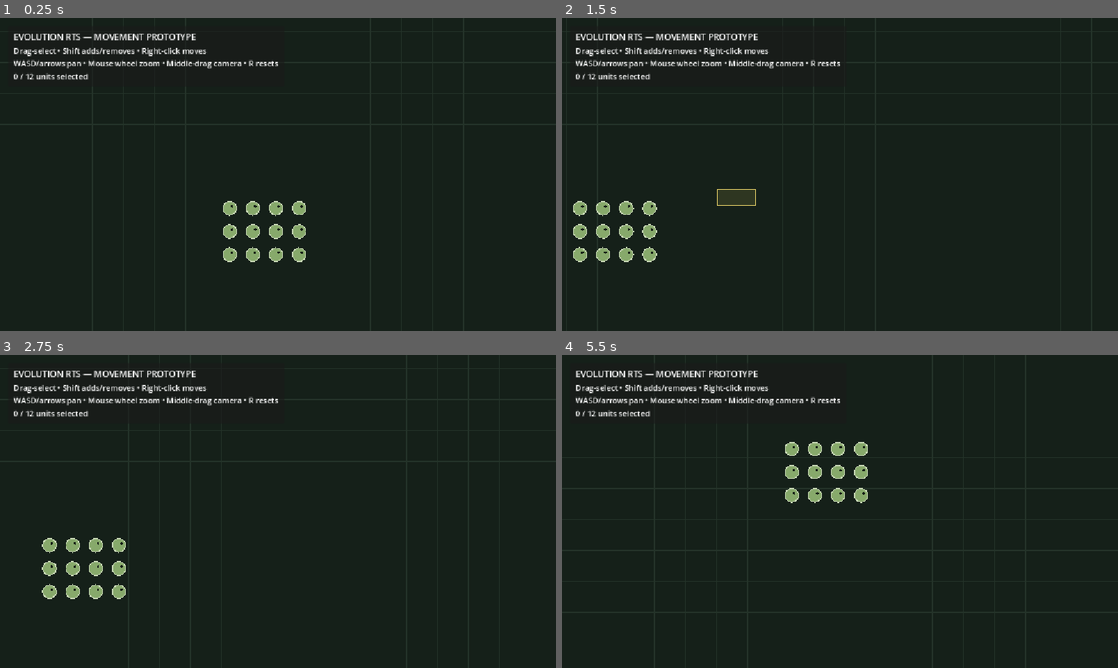
Above: before the commit, frames 1-4 (two rows, left to right).
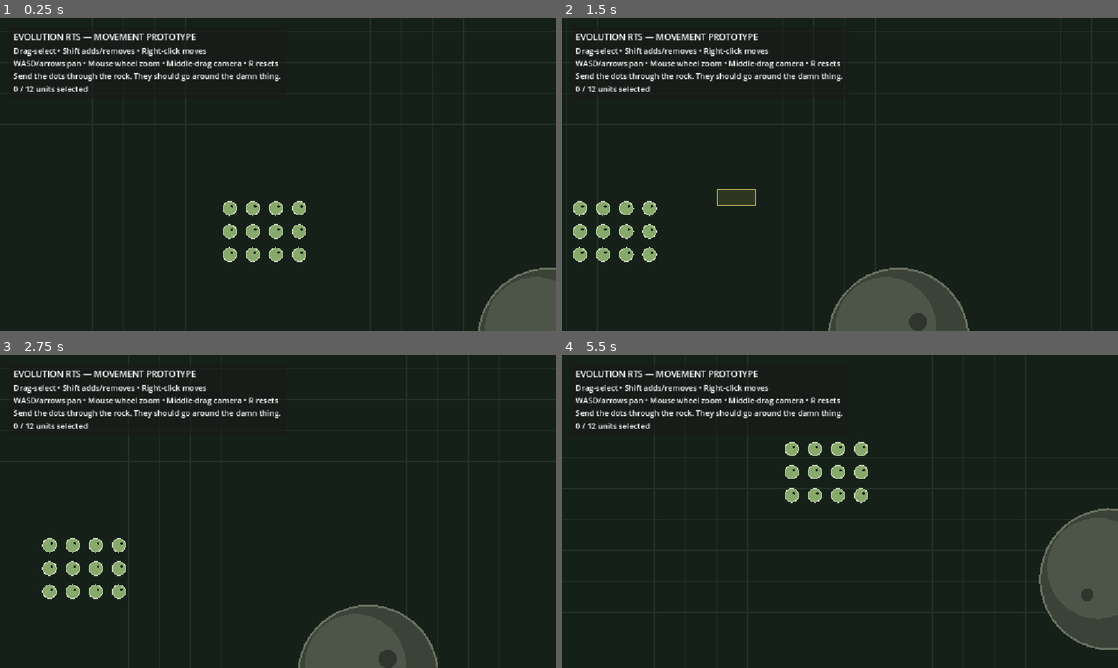
Above: after the commit, the same moments.

Repository: asbarbier/ChildrenOfTime
Game: Godot game, scene res://scenes/main.tscn
Two runs of this game, one before a commit and one after it. Both use one fixed random seed, a clock stepped at 60 frames per second and the inputs below.
Inputs (mouse positions are in pixels of both pictures, inside the frame that each line leads up to):
- Up to frame 1 (0.25 s): no input
- Up to frame 2 (1.5 s): tap Enter at 0.5 s; move the mouse to (962, 158) at 0.52 s; hold D 0.53-1.25 s; tap R at 0.6 s; click (962, 158) at 0.67 s; drag from (728, 190) to (812, 237) at 1.27 s
- Up to frame 3 (2.75 s): move the mouse to (333, 442) at 2.02 s; hold D from 2.03 s (still down); tap R at 2.1 s; click (333, 442) at 2.17 s
- Up to frame 4 (5.5 s): release D at 2.75 s; drag from (812, 574) to (673, 464) at 2.77 s; move the mouse to (1006, 558) at 3.52 s; hold A 3.53-4.25 s; tap R at 3.6, 5.1 s; click (1006, 558) at 3.67 s; drag from (673, 464) to (756, 433) at 4.27 s; move the mouse to (867, 511) at 5.02 s; hold S from 5.03 s (still down); click (867, 511) at 5.17 s

The runs differ from the first frame. In frame 1, 3.0% of the frame differs, in the area x 2-100%, y 17-100%; in frame 2, 4.7%; in frame 3, 4.6%; in frame 4, 5.9%, in the area x 2-100%, y 17-95%.

Commit message:
Build 4.0: spawn rock and keep move targets outside it

Diff:
--- a/scripts/main.gd
+++ b/scripts/main.gd
@@ -1,6 +1,7 @@
 extends Node2D
 
 const RTSUnitScript = preload("res://scripts/unit.gd")
+const RTSObstacleScript = preload("res://scripts/obstacle.gd")
 
 const MAP_SIZE := Vector2(3200.0, 1800.0)
 const GRID_SIZE := 64.0
@@ -9,11 +10,13 @@
 const MAX_ZOOM := 2.0
 const CLICK_DRAG_THRESHOLD := 8.0
 const FORMATION_SPACING := 42.0
+const TARGET_OBSTACLE_CLEARANCE := 34.0
 
 @onready var camera: Camera2D = $Camera2D
 
 var units: Array[RTSUnit] = []
 var selected_units: Array[RTSUnit] = []
+var obstacles: Array[RTSObstacle] = []
 
 var dragging_selection := false
 var drag_start_world := Vector2.ZERO
@@ -27,6 +30,7 @@
 var status_label: Label
 
 func _ready() -> void:
+	_spawn_test_obstacles()
 	_spawn_test_units()
 	_build_ui()
 	queue_redraw()
@@ -145,11 +149,35 @@
 			float(col) * FORMATION_SPACING - formation_width * 0.5,
 			float(row) * FORMATION_SPACING - formation_height * 0.5
 		)
-		selected_units[i].set_move_target(_clamp_to_map(world_position + offset))
+		var target := _make_target_walkable(world_position + offset)
+		selected_units[i].set_move_target(target)
 
 	command_marker_position = world_position
 	command_marker_time = 0.7
 	queue_redraw()
+
+func _make_target_walkable(point: Vector2) -> Vector2:
+	var result := _clamp_to_map(point)
+
+	for obstacle in obstacles:
+		var offset: Vector2 = result - obstacle.global_position
+		var minimum_distance: float = obstacle.radius + TARGET_OBSTACLE_CLEARANCE
+		var distance: float = offset.length()
+
+		if distance < minimum_distance:
+			if distance <= 0.001:
+				offset = Vector2.RIGHT
+			result = obstacle.global_position + offset.normalized() * minimum_distance
+
+	return _clamp_to_map(result)
+
+func _spawn_test_obstacles() -> void:
+	var rock := RTSObstacleScript.new() as RTSObstacle
+	rock.name = "TheRock"
+	rock.position = Vector2(1200.0, 700.0)
+	rock.radius = 145.0
+	add_child(rock)
+	obstacles.append(rock)
 
 func _spawn_test_units() -> void:
 	var start := Vector2(540.0, 430.0)
@@ -192,7 +220,7 @@
 	box.add_child(title)
 
 	var instructions := Label.new()
-	instructions.text = "Drag-select • Shift adds/removes • Right-click moves\nWASD/arrows pan • Mouse wheel zoom • Middle-drag camera • R resets"
+	instructions.text = "Drag-select • Shift adds/removes • Right-click moves\nWASD/arrows pan • Mouse wheel zoom • Middle-drag camera • R resets\nSend the dots through the rock. They should go around the damn thing."
 	box.add_child(instructions)
 
 	status_label = Label.new()
@@ -228,8 +256,8 @@
 
 func _clamp_to_map(point: Vector2) -> Vector2:
 	return Vector2(
-		clamp(point.x, 0.0, MAP_SIZE.x),
-		clamp(point.y, 0.0, MAP_SIZE.y)
+		clampf(point.x, 0.0, MAP_SIZE.x),
+		clampf(point.y, 0.0, MAP_SIZE.y)
 	)
 
 func _draw() -> void:
